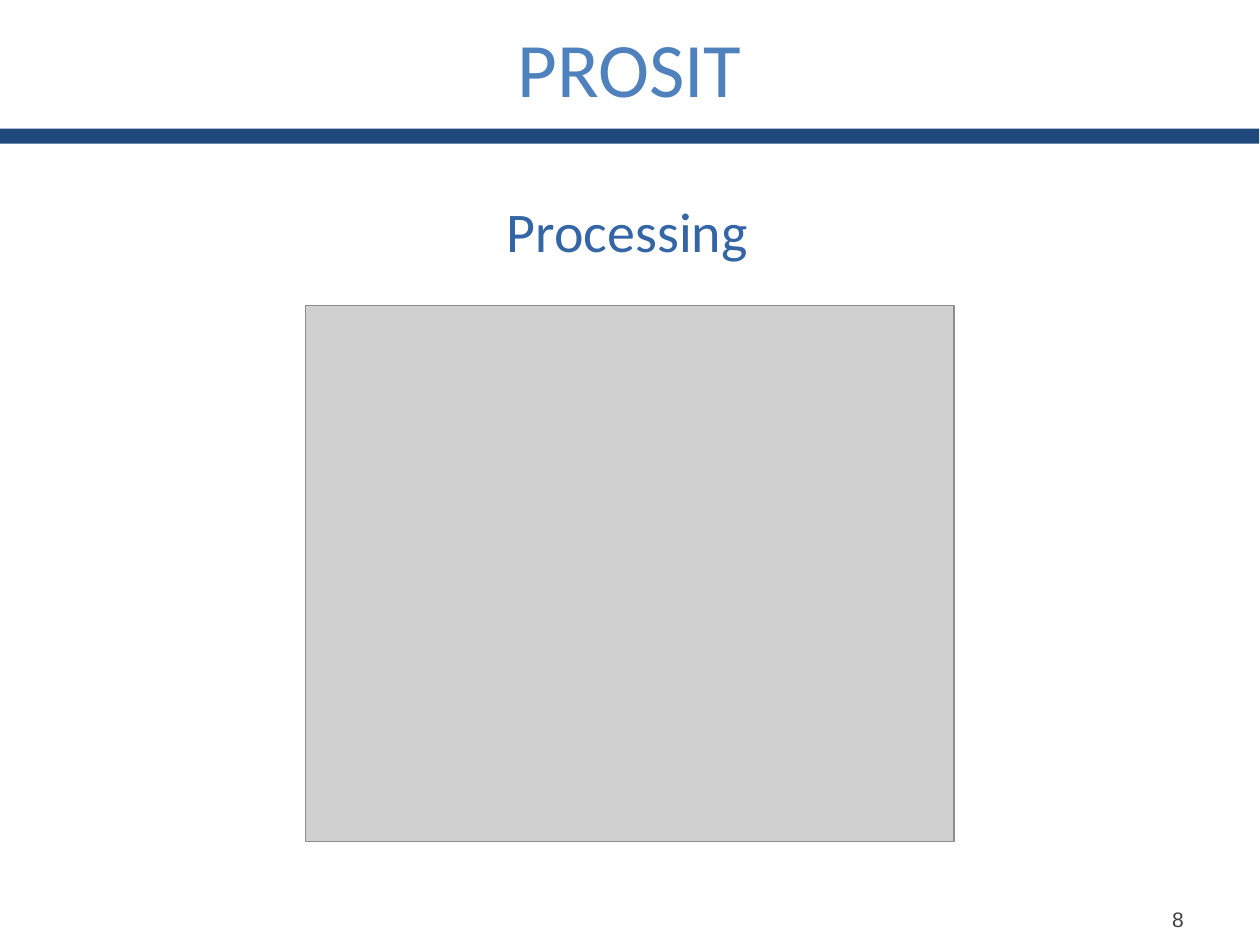
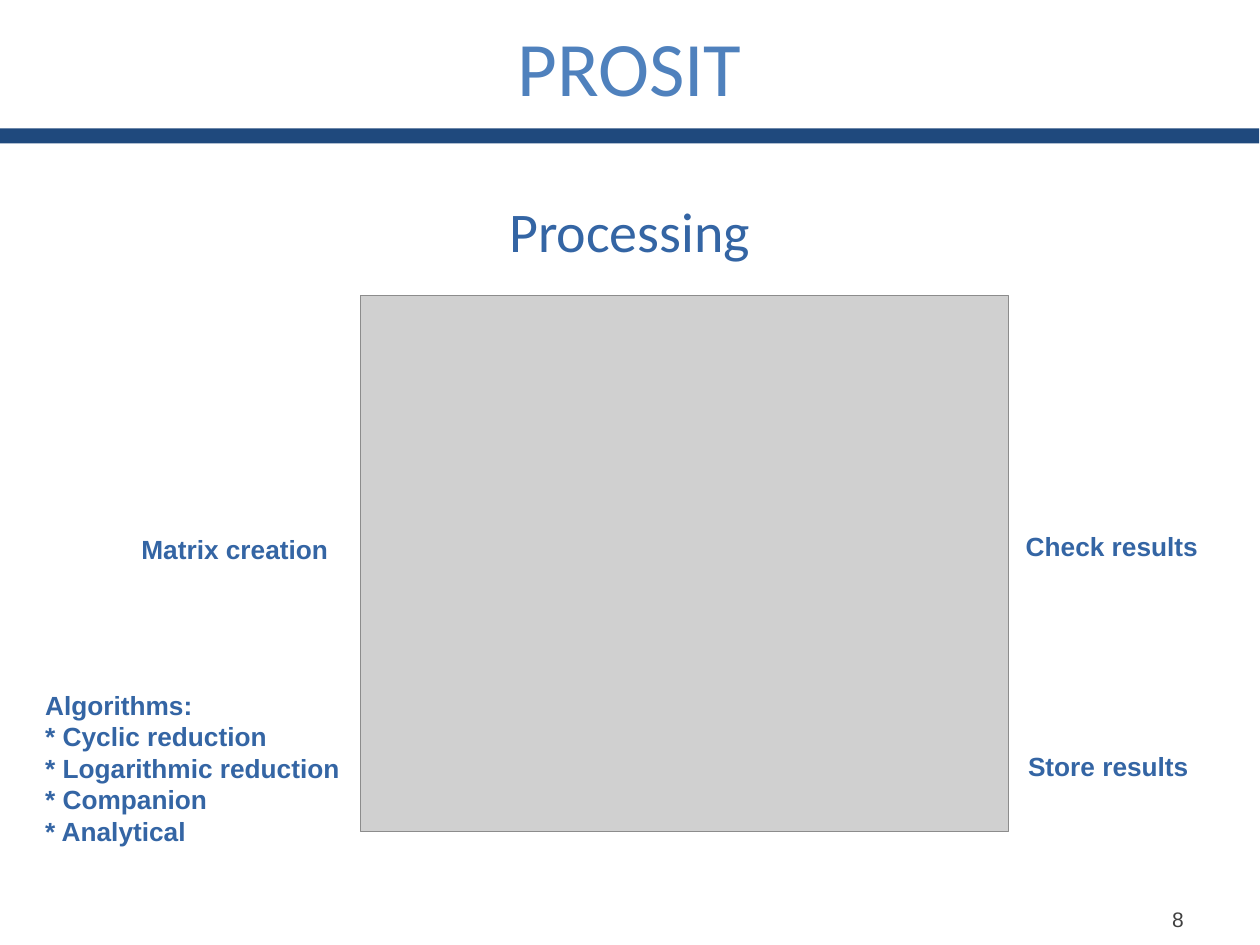
Before and after one commit to GianlucaBortoli/bachelorThesis, a slide deck: slide 9 of slides/slides.pptx. Drawn at 1260x945 pixels with LibreOffice and Linux fonts; fonts in the diff are those of the drawing; grey boxes stand for pictures. Boxes give left, top, right and bottom in pixels: in the first picture for what was removed or moved away, otherwise in the second. Text is boxed around its words. In the diff, an @@ line names an element or a change of style, - is before the commit and + after.

Commit message:
fixed img in slides

```diff
--- a/slides/slides.pptx
+++ b/slides/slides.pptx
@@ picture moved from (x1=306, y1=305, x2=954, y2=842) to (x1=360, y1=296, x2=1008, y2=833) @@
@@ text added at (x1=1026, y1=537, x2=1198, y2=557), 15 pt, text #3465A4, bold @@
+Check results
@@ text added at (x1=141, y1=540, x2=328, y2=560), 15 pt, text #3465A4, bold @@
+Matrix creation
@@ text added at (x1=45, y1=696, x2=339, y2=847), 15 pt, text #3465A4, bold @@
+Algorithms:
+* Cyclic reduction
+* Logarithmic reduction
+* Companion
+* Analytical
@@ text added at (x1=1028, y1=757, x2=1188, y2=777), 15 pt, text #3465A4, bold @@
+Store results
```
Also in this commit, not shown: 5 other slides changed, 1 other file.
